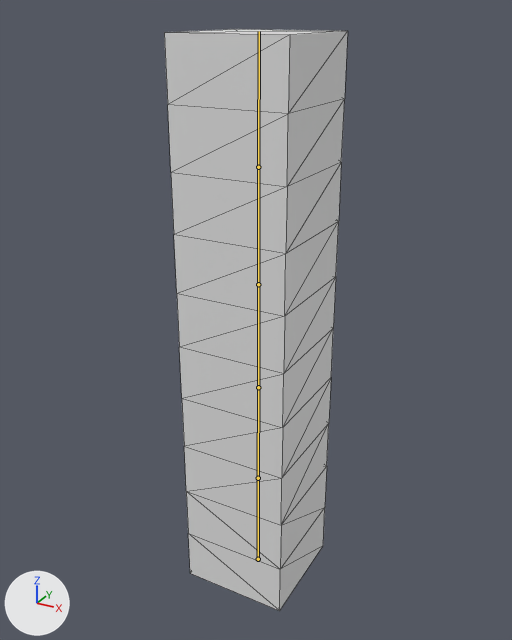
Two versions of the glTF model workspace/018_normal-mapping/models/skin-bone.gltf, one commit apart.
Before and after are seen from a 50 mm camera at (5.43, -9.97, 10.31) aimed at (-0.1, 0.09, 5.29). Every picture has the same lights, and +X, +Y and +Z are marked at lower left. The bones that bend it are drawn over the model as lines. Mesh edges are drawn as thin lines.
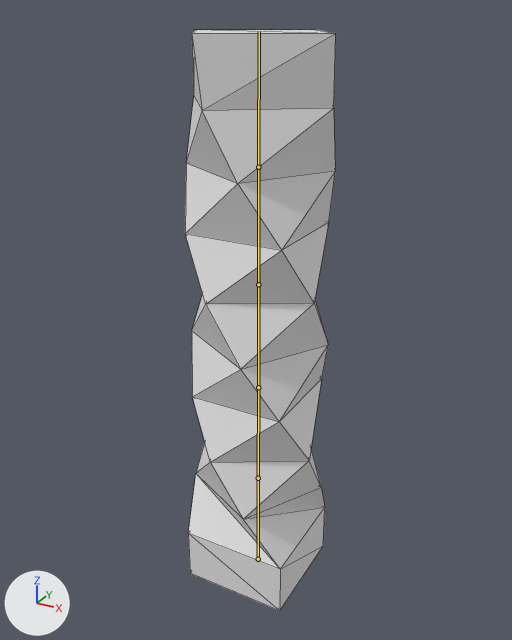
The newer file adds an action. The first version stands in its rest pose; the second is drawn at frame 80 of the action 'Twist'.

What differs and where, as boxes [x1, y1, x2, y2] in the pictures (512 x 640 px):
'Cube', posed (18% narrower): before [164, 29, 348, 611]; after [185, 30, 336, 611]

The edits, one by one:
Bone 'Bone.001' (bone_bone_001) turns from (0, 0, 0) to (0, -60, 0) degrees about its own x, y and z.
Bone 'Bone.002' (bone_bone_002) turns from (0, 0, 0) to (0, -60, 0) degrees about its own x, y and z.
Bone 'Bone.003' (bone_bone_003) turns from (0, 0, 0) to (0, -60, 0) degrees about its own x, y and z.
Bone 'Bone.004' (bone_bone_004) turns from (0, 0, 0) to (0, -60, 0) degrees about its own x, y and z.
